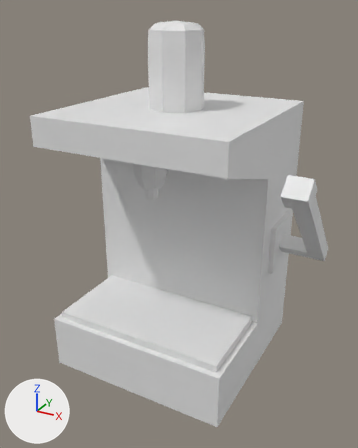
One commit to the FBX model Assets/Resources/3D/Models/SausageMachine.fbx: the scene before it, then after it.
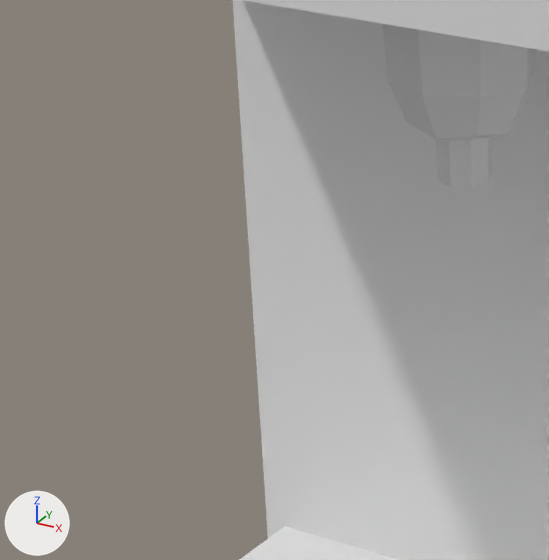
Old and new are each drawn whole from a camera (50 mm lens) standing at (2.43, -4.38, 3.48) and looking at (0.12, -0.17, 1.38) and again close up on the part from 14% to 48% of the width and 35% to 63% of the height. Arrows for +X, +Y and +Z are at lower left; the lights stay in place. The first two pictures are the older version. Where no turn or scale is listed for an object, it has been applied to the vertices.

In view in the first close-up: 'Base', 'Spout', 'SpoutTip', 'Tray'.
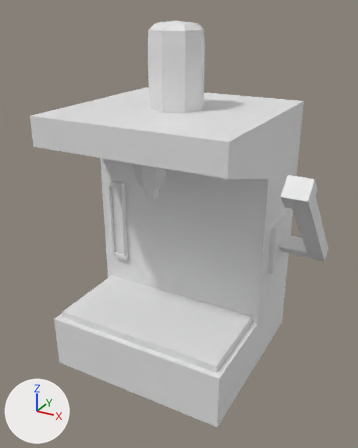
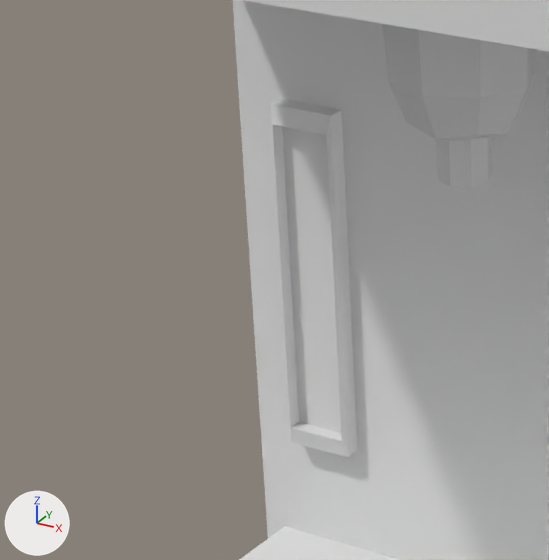
Where the newer file only moved an object's origin or applied its transform, the numbers keep the older frame.

Where the change shows, as pixel boxes (x1, y1, x2, y2) in the close-ups (549 x 560 px):
```json
{"object": "Meter", "change": "added", "after": [271, 99, 357, 457]}
```

Edits to the scene script, one JSON object a line:
```json
{"op": "add", "block": "me_cube_002", "code": ["me_cube_002 = bpy.data.meshes.new('Cube.002')", "me_cube_002.from_pydata(...)  # 32 vertices, 22 faces; spans x -0.093..0.093, y -0.093..0.093, z -0.481..0.481"]}
{"op": "add", "block": "ob_meter", "code": ["ob_meter = bpy.data.objects.new('Meter', me_cube_002)", "ob_meter.location = (-0.772, 0.037, 1.172)"]}
```
